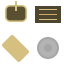
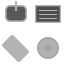
The second 64×64 image is a revision of the first. Changes to its layers:
painted on "Shape 15" over [39, 9, 57, 11]
painted on "Shape 14" over [39, 14, 57, 15]
painted on "Shape 13" over [39, 18, 57, 20]
painted on "Rectangle 7" over [35, 5, 61, 23]
painted on "Shape 8" over [15, 1, 17, 11]
painted on "Rounded Rectangle 3" over [5, 5, 27, 22]
painted on "Rounded Rectangle 1" over [2, 35, 29, 62]
